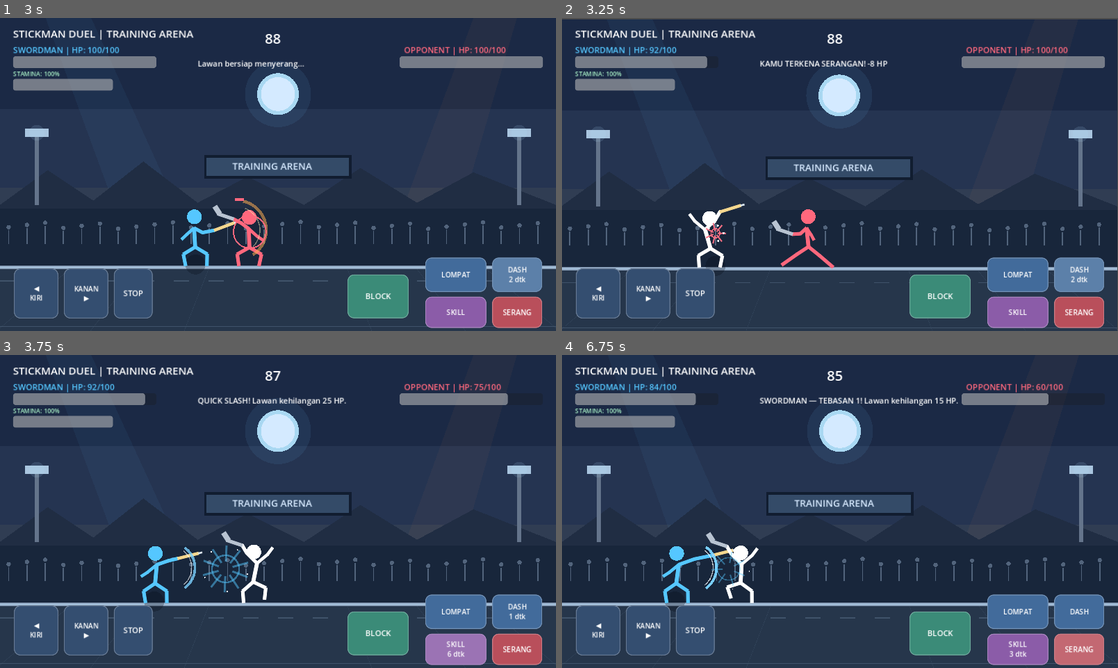
Above: before the commit, frames 1-4 (two rows, left to right).
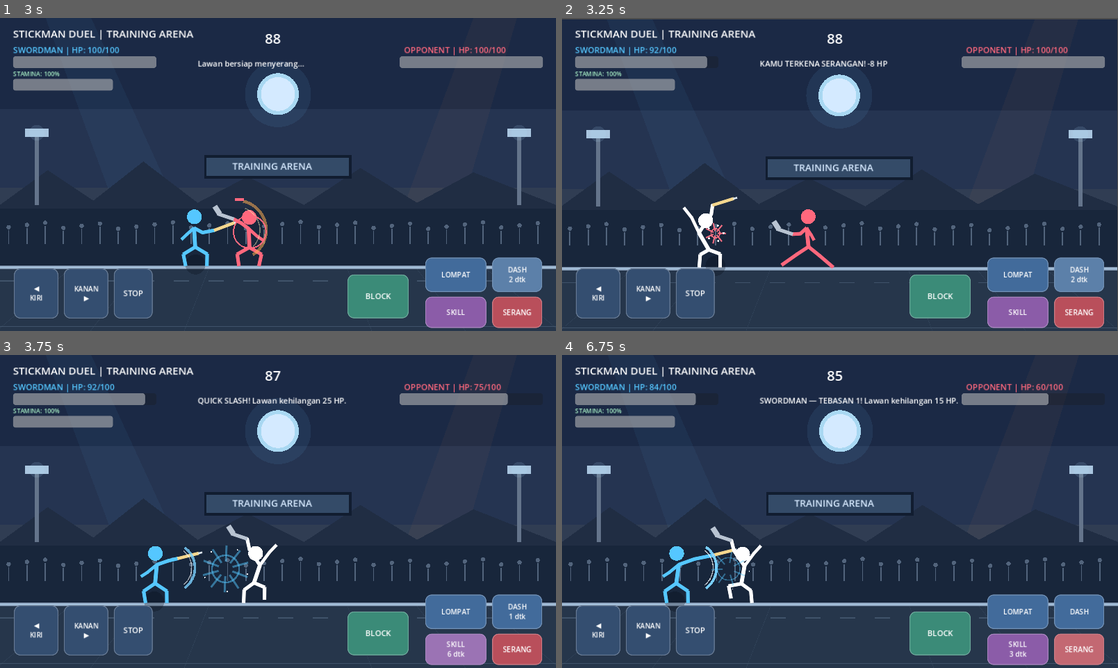
Above: after the commit, the same moments.

Repository: satriamada-web/stickman-duel
Game: Godot game, scene res://scenes/main.tscn
Two runs of this game, one before a commit and one after it. Both use one fixed random seed, a clock stepped at 60 frames per second and the inputs below.
Inputs:
- Up to frame 1 (3 s): click "MULAI BERTARUNG" at 0.5 s; click "LOMPAT" at 1.25 s; click "DASH" at 2 s; click "DASH 2 dtk" at 2.75 s
- Up to frame 2 (3.25 s): no input
- Up to frame 3 (3.75 s): click "SKILL" at 3.5 s
- Up to frame 4 (6.75 s): click "DASH 1 dtk" at 4.25 s; click "SKILL 5 dtk" at 5 s; click "SKILL 4 dtk" at 5.75 s; click "SERANG" at 6.5 s

Frame 1 is identical in both runs. In frame 2, 0.4% of the frame differs, in the area x 21-33%, y 57-80%; in frame 3, 0.4%; in frame 4, 0.4%.

Commit message:
Add active ragdoll impact blending

Diff:
--- a/scripts/main.gd
+++ b/scripts/main.gd
@@ -41,6 +41,8 @@
 var enemy_stun_time := 0.0
 var player_knockdown_time := 0.0
 var enemy_knockdown_time := 0.0
+var player_ragdoll_blend := 0.0
+var enemy_ragdoll_blend := 0.0
 var impact_effect_time := 0.0
 var impact_effect_x := 0.0
 var impact_effect_color := Color("#ffe08a")
@@ -169,6 +171,8 @@
 	enemy_stun_time = maxf(0.0, enemy_stun_time - delta)
 	player_knockdown_time = maxf(0.0, player_knockdown_time - delta)
 	enemy_knockdown_time = maxf(0.0, enemy_knockdown_time - delta)
+	player_ragdoll_blend = move_toward(player_ragdoll_blend, 0.0, delta * 2.8)
+	enemy_ragdoll_blend = move_toward(enemy_ragdoll_blend, 0.0, delta * 2.8)
 	impact_effect_time = maxf(0.0, impact_effect_time - delta)
 	block_broken_time = maxf(0.0, block_broken_time - delta)
 	perfect_parry_flash = maxf(0.0, perfect_parry_flash - delta)
@@ -298,6 +302,7 @@
 	if is_blocking and stamina <= 0.0:
 		incoming_damage = base_damage
 	player_hp = maxi(0, player_hp - incoming_damage)
+	player_ragdoll_blend = 1.0
 	if not is_blocking:
 		player_x = clampf(player_x + (1.0 if player_x > enemy_x else -1.0) * (145.0 if enemy_attack_heavy else 95.0), 70.0, 1210.0)
 		player_stun_time = 1.15 if enemy_attack_heavy else 0.20
@@ -332,8 +337,8 @@
 			var trail_offset := float(trail_index) * 17.0 * float(player_facing)
 			draw_line(Vector2(player_x - trail_offset, FLOOR_Y - 75.0), Vector2(player_x - trail_offset - 24.0 * float(player_facing), FLOOR_Y - 75.0), trail_color, 5.0 - float(trail_index) * 0.7, true)
 	draw_circle(Vector2(player_x, FLOOR_Y - 3.0), 23.0 - minf(jump_height * 0.035, 12.0), Color(0.02, 0.04, 0.08, 0.28))
-	_draw_fighter(player_x, FLOOR_Y - jump_height, player_tint, …(358 unchanged characters)… blocking, player_knockdown_time, enemy_x)
-	_draw_fighter(enemy_x, FLOOR_Y, enemy_tint, enemy_facing, "AXE", absf(enemy_x - player_x) > 125.0, enemy_attack_animation_time, 0.24, false, false, 1, enemy_hit_flash, "Axeman", 0.0, 0.0, 0.0, false, enemy_knockdown_time, player_x)
+	_draw_fighter(player_x, FLOOR_Y - jump_height, player_tint, …(358 unchanged characters)… blocking, player_knockdown_time, enemy_x, player_ragdoll_blend)
+	_draw_fighter(enemy_x, FLOOR_Y, enemy_tint, enemy_facing, "AXE", absf(enemy_x - player_x) > 125.0, enemy_attack_animation_time, 0.24, false, false, 1, enemy_hit_flash, "Axeman", 0.0, 0.0, 0.0, false, enemy_knockdown_time, player_x, enemy_ragdoll_blend)
 	if enemy_attack_windup > 0.0:
 		var tell_progress := 1.0 - clampf(enemy_attack_windup / (0.48 if enemy_attack_heavy else 0.28), 0.0, 1.0)
 		var tell_color := Color("#ffb45c") if enemy_attack_heavy else Color("#ff687d")
@@ -432,7 +437,7 @@
 	return hip_point + direction_to_foot * along + perpendicular * height * bend_direction
 
 
-func _draw_fighter(x: float, floor_y: float, tint: Color, di …(282 unchanged characters)… down: float = 0.0, target_x: float = 0.0) -> void:
+func _draw_fighter(x: float, floor_y: float, tint: Color, di …(282 unchanged characters)… down: float = 0.0, target_x: float = 0.0, ragdoll_blend: float = 0.0) -> void:
 	# Rig prosedural: ritme langkah, pusat berat, dan pose serangan dibangun dari waktu.
 	var gait_rate := 18.0 if dashing else (11.5 if walking else 2.2)
 	var phase := animation_time * gait_rate
@@ -611,6 +616,22 @@
 		front_foot = front_foot.lerp(prone_front_foot, getup_blend)
 		back_knee = back_knee.lerp(prone_back_knee, getup_blend)
 		back_foot = back_foot.lerp(prone_back_foot, getup_blend)
+
+	# Active-ragdoll ringan: momentum benturan menggeser rig lalu mereda.
+	if ragdoll_blend > 0.0 and knockdown <= 0.0:
+		var recoil := ragdoll_blend
+		var wobble := sin(animation_time * 24.0) * recoil
+		var recoil_x := -float(direction) * (13.0 * recoil + 3.0 * wobble)
+		center.x += recoil_x * 0.45
+		head += Vector2(recoil_x * 0.65, 5.0 * recoil)
+		shoulder += Vector2(recoil_x, 7.0 * recoil)
+		hip += Vector2(recoil_x * 0.28, 3.0 * recoil)
+		front_elbow += Vector2(-float(direction) * 10.0 * recoil, -12.0 * recoil)
+		front_hand += Vector2(-float(direction) * 17.0 * recoil, -18.0 * recoil + wobble * 5.0)
+		back_elbow += Vector2(-float(direction) * 7.0 * recoil, -8.0 * recoil)
+		back_hand += Vector2(-float(direction) * 13.0 * recoil, -13.0 * recoil - wobble * 4.0)
+		front_knee += Vector2(-float(direction) * 5.0 * recoil, -4.0 * recoil)
+		back_knee += Vector2(float(direction) * 4.0 * recoil, -2.0 * recoil)
 
 	draw_line(hip, back_knee, tint, 7.0, true)
 	draw_line(back_knee, back_foot, tint, 7.0, true)
@@ -788,7 +809,7 @@
 
 func _set_blocking(value: bool) -> void:
 	var was_blocking := is_blocking
-	is_blocking = value and game_started and not match_over and player_stun_time <= 0.0 and stamina > 0.0 and block_broken_time <= 0.0
+	is_blocking = value and game_started and not match_over and player_stun_time <= 0.0 and player_knockdown_time <= 0.0 and stamina > 0.0 and block_broken_time <= 0.0
 	if is_blocking and not was_blocking:
 		block_hold_time = 0.0
 		_play_sfx("block")
@@ -831,6 +852,8 @@
 	enemy_stun_time = 0.0
 	player_knockdown_time = 0.0
 	enemy_knockdown_time = 0.0
+	player_ragdoll_blend = 0.0
+	enemy_ragdoll_blend = 0.0
 	enemy_attack_cooldown = 0.0
 	enemy_attack_windup = 0.0
 	enemy_attack_heavy = false
@@ -885,7 +908,7 @@
 	_style_game_button(button, Color("#344e70"), 18)
 	return button
 func _attack() -> void:
-	if not game_started or match_over or attack_cooldown > 0.0 or player_stun_time > 0.0 or is_blocking:
+	if not game_started or match_over or attack_cooldown > 0.0 or player_stun_time > 0.0 or player_knockdown_time > 0.0 or is_blocking:
 		return
 	player_facing = 1 if enemy_x >= player_x else -1
 
@@ -933,6 +956,7 @@
 		enemy_attack_windup = 0.0
 		enemy_attack_animation_time = 0.0
 		enemy_hit_flash = 0.18
+		enemy_ragdoll_blend = 1.0
 		_shake_screen(10.0 if combo_step == 3 else 6.0)
 		_trigger_hit_stop(0.065 if combo_step == 3 else 0.04)
 		_play_sfx("heavy" if combo_step == 3 else "impact")
@@ -949,7 +973,7 @@
 
 
 func _jump() -> void:
-	if not game_started or match_over or jump_height > 0.0 or player_stun_time > 0.0:
+	if not game_started or match_over or jump_height > 0.0 or player_stun_time > 0.0 or player_knockdown_time > 0.0:
 		return
 	jump_velocity = 620.0
 	jump_takeoff_time = 0.12
@@ -958,7 +982,7 @@
 	queue_redraw()
 
 func _use_dash() -> void:
-	if not game_started or match_over or dash_cooldown > 0.0 or player_stun_time > 0.0:
+	if not game_started or match_over or dash_cooldown > 0.0 or player_stun_time > 0.0 or player_knockdown_time > 0.0:
 		return
 	if move_direction != 0:
 		player_facing = move_direction
@@ -969,7 +993,7 @@
 	queue_redraw()
 
 func _use_skill() -> void:
-	if not game_started or match_over or skill_cooldown > 0.0 or player_stun_time > 0.0 or is_blocking:
+	if not game_started or match_over or skill_cooldown > 0.0 or player_stun_time > 0.0 or player_knockdown_time > 0.0 or is_blocking:
 		return
 	player_facing = 1 if enemy_x >= player_x else -1
 	var skill_name := ""
@@ -1002,6 +1026,7 @@
 		enemy_attack_animation_time = 0.0
 		enemy_knockback_velocity = (1.0 if enemy_x >= player_x else -1.0) * 520.0
 		enemy_hit_flash = 0.28
+		enemy_ragdoll_blend = 1.0
 		_shake_screen(9.0)
 		_trigger_hit_stop(0.06)
 		_play_sfx("impact")
